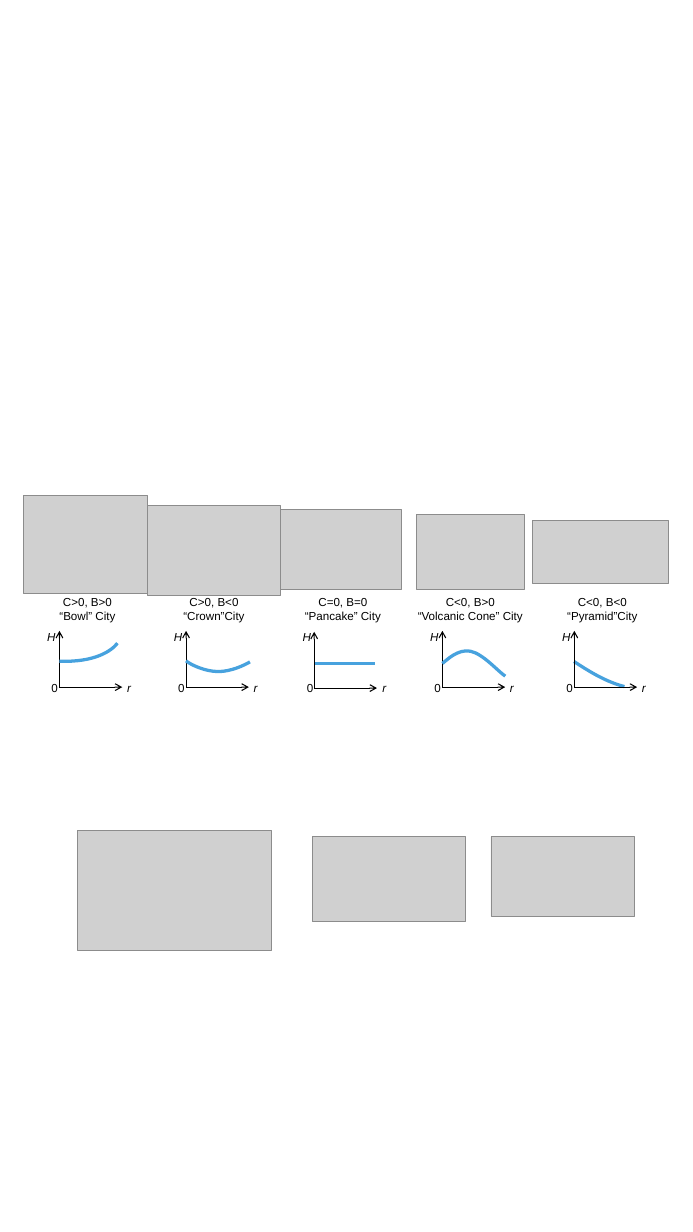
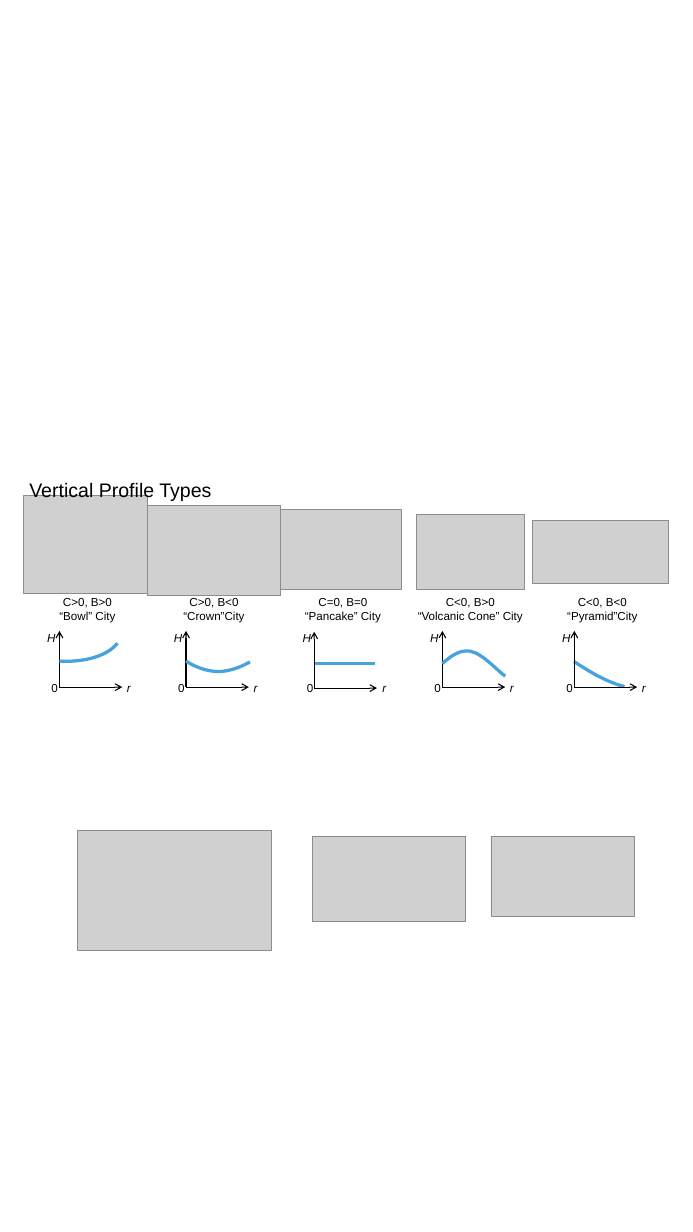
Before and after one commit to liang-jia-qi/Urban_Growth_Codes, a slide deck: slide 7 of Presentations/Graphs/Parameters Scatter.pptx. Drawn at 693x1232 pixels with LibreOffice and Linux fonts; fonts in the diff are those of the drawing; grey boxes stand for pictures. Boxes give left, top, right and bottom in pixels: in the first picture for what was removed or moved away, otherwise in the second. Text is boxed around its words. In the diff, an @@ line names an element or a change of style, - is before the commit and + after.

```diff
--- a/Presentations/Graphs/Parameters Scatter.pptx
+++ b/Presentations/Graphs/Parameters Scatter.pptx
@@ text added at (x1=29, y1=482, x2=211, y2=502), 18 pt, text #000000 @@
+Vertical Profile Types
```
Also in this commit, not shown: 6 other slides changed, 9 other files.
